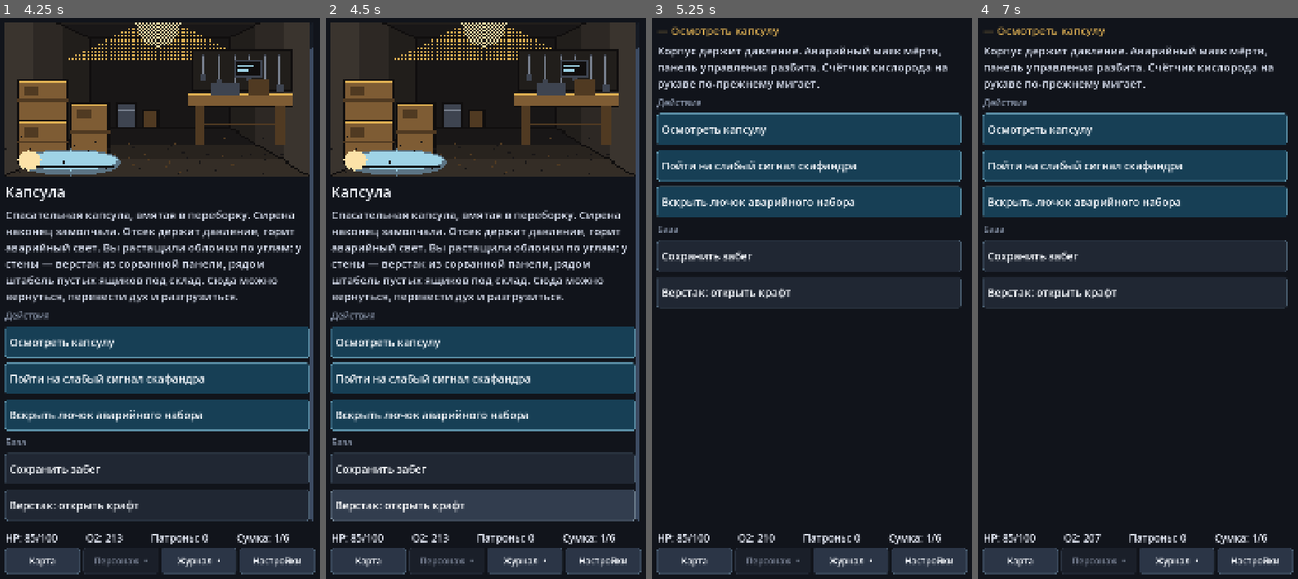
Above: before the commit, frames 1-4 (left to right).
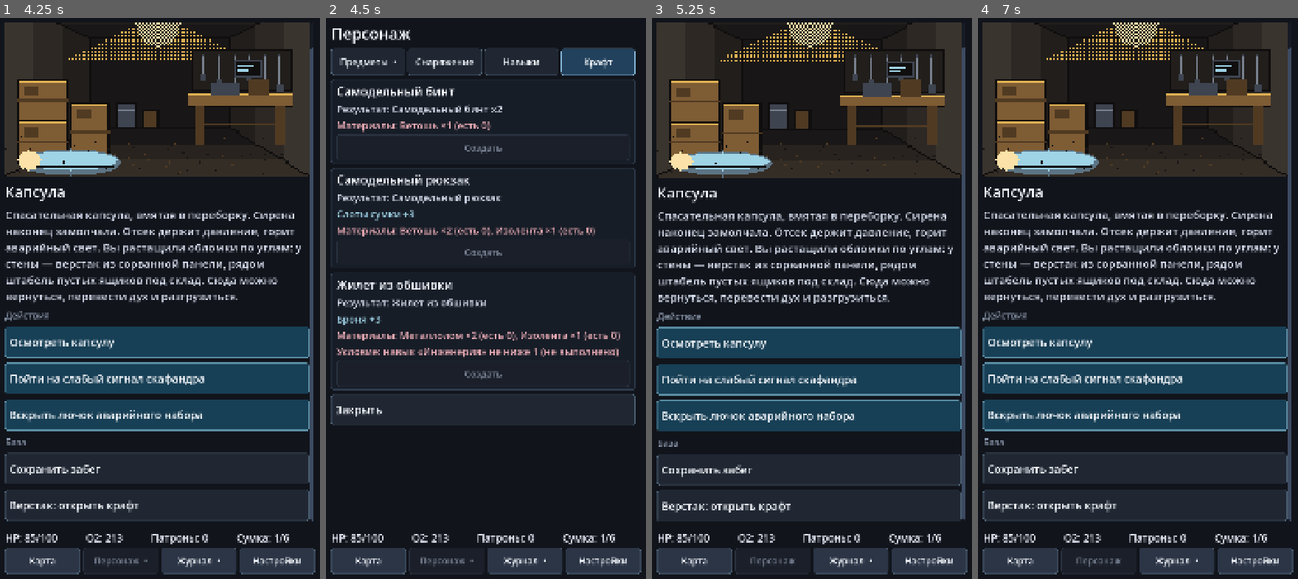
Above: after the commit, the same moments.

Repository: Frederick1122/CosmosText
Game: Godot game, scene res://scenes/Game.tscn
The game is run twice, just before and just after one commit, with the same random seed, the same clock (stepped at 60 frames per second) and the same inputs.
Inputs:
- Up to frame 1 (4.25 s): click "Новая игра" at 0.5 s; click "Выбить заклинившую крышку пле…" at 1.25 s; click "Продолжить" at 2 s; click "Взять планшет, прочитать сразу" at 2.75 s; click "Продолжить" at 3.5 s
- Up to frame 2 (4.5 s): click "Верстак: открыть крафт" at 4.25 s
- Up to frame 3 (5.25 s): click "Осмотреть капсулу" (after the commit: "Закрыть") at 5 s
- Up to frame 4 (7 s): click "Верстак: открыть крафт" at 5.75 s; click "Осмотреть капсулу" (after the commit: "Закрыть") at 6.5 s

Frame 1 is identical in both runs. In frame 2, 46% of the frame differs, in the area x 1-98%, y 0-90%; in frame 3, 48%; in frame 4, 48%, in the area x 1-98%, y 0-98%.

Commit message:
Верстак открывает крафт до выхода из капсулы

Diff:
--- a/scenes/Game.gd
+++ b/scenes/Game.gd
@@ -505,6 +505,13 @@
 	if character_open:
 		_close_character()
 		return
+	_open_character()
+
+
+## Кнопка «Персонаж» в HUD заперта, пока игрок не выбрался из капсулы, но
+## верстак базы открывает экран персонажа напрямую — иначе крафт в капсуле
+## молча не работает.
+func _open_character() -> void:
 	if journal_open:
 		NotificationSystem.mark_journal_seen()
 	character_open = true
@@ -931,7 +938,7 @@
 
 func _base_open_craft() -> void:
 	character_tab = "craft"
-	_toggle_character()
+	_open_character()
 
 
 func _make_base_store_callback(item_id: String) -> Callable:
Not shown, changed: docs/ARCHITECTURE.md
Not shown, changed: docs/DEVELOPMENT.md
